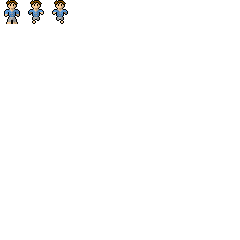
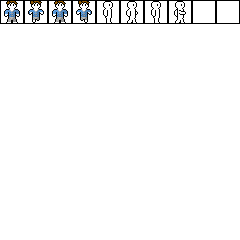
The second 240 x 240 image is a revision of the first. Changes to its layers:
painted on "Pants" over [56, 17, 87, 22]
painted on "Shirt" over [9, 9, 91, 17]
painted on "Hair" over [30, 0, 90, 5]
painted on "Eyes" over [82, 4, 182, 6]
painted on "Body_Outline" over [8, 1, 186, 24]
hid "Body_Fill", painted on it over [5, 2, 136, 24]
added layer "template" over [0, 0, 240, 24]
